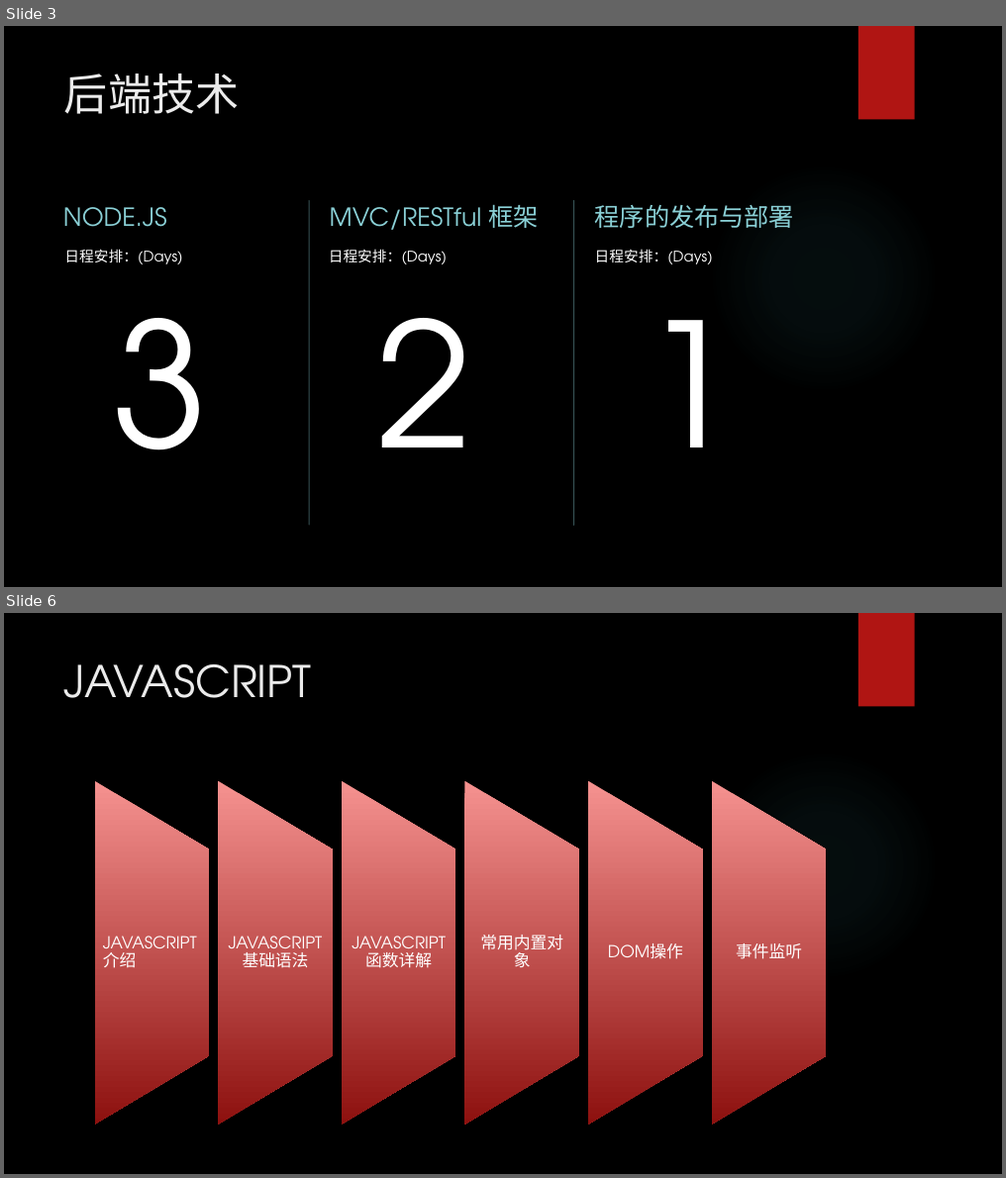
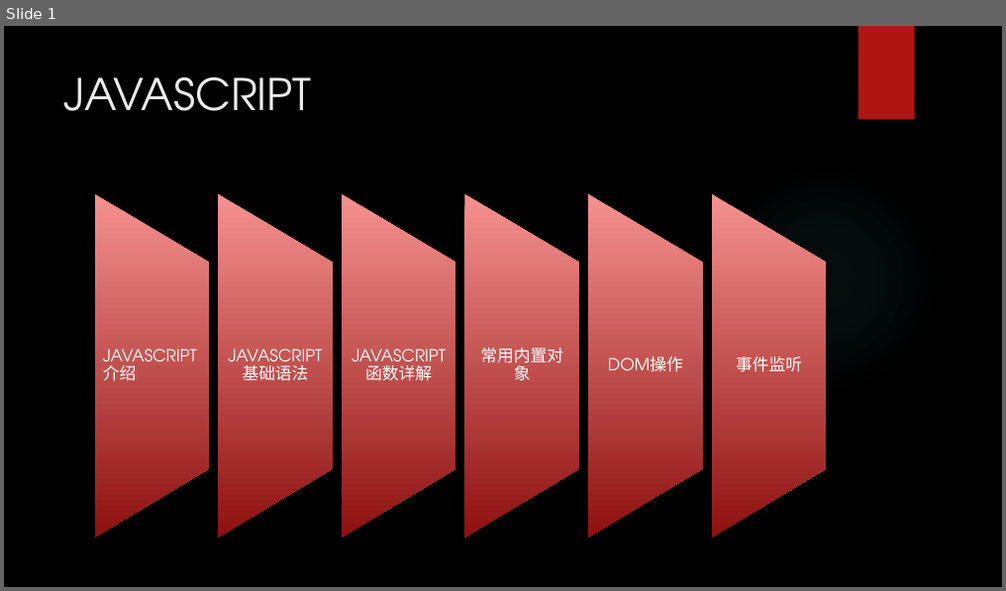
Before and after one commit to chunchill/WEB-Training, a slide deck: 03.JavaScript/JavaScript York.pptx. Shown one above the other, each under a label of ours: slides 3 and 6 before the commit, slide 1 after it; the slides between them are not shown. The pictures are 1006x1178 and 1006x591 pixels, drawn with LibreOffice and Linux fonts; fonts in the diff are those of the drawing; background and template pictures are left out. Boxes give left, top, right and bottom in pixels: in the first picture for what was removed or moved away, otherwise in the second. Text is boxed around its words. In the diff, an @@ line names an element or a change of style, - is before the commit and + after.

```diff
--- a/03.JavaScript/JavaScript York.pptx
+++ b/03.JavaScript/JavaScript York.pptx
@@ slide 3 removed at <box>4,26,1002,587</box>, background picture (left out); not listed: 2 template elements that a slide beside it also shows @@
@@ title removed at <box>64,74,239,114</box> @@
-后端技术
@@ line removed from (309, 200) to (309, 525) @@
@@ line removed from (573, 200) to (573, 525) @@
@@ text removed at <box>63,207,167,227</box> @@
-NODE.JS
@@ text removed at <box>330,204,538,230</box> @@
-MVC/RESTful 框架
@@ text removed at <box>595,205,795,228</box> @@
-程序的发布与部署
@@ text removed at <box>64,249,182,265</box> @@
-日程安排：(Days)
-3
@@ text removed at <box>329,249,447,265</box> @@
-日程安排：(Days)
-2
@@ text removed at <box>595,249,713,265</box> @@
-日程安排：(Days)
-1
@@ what was slide 6 is now slide 1 @@
```
Also in this commit, not shown: 3 slides changed, 7 slides added, 6 other slides removed, 9 other files.
